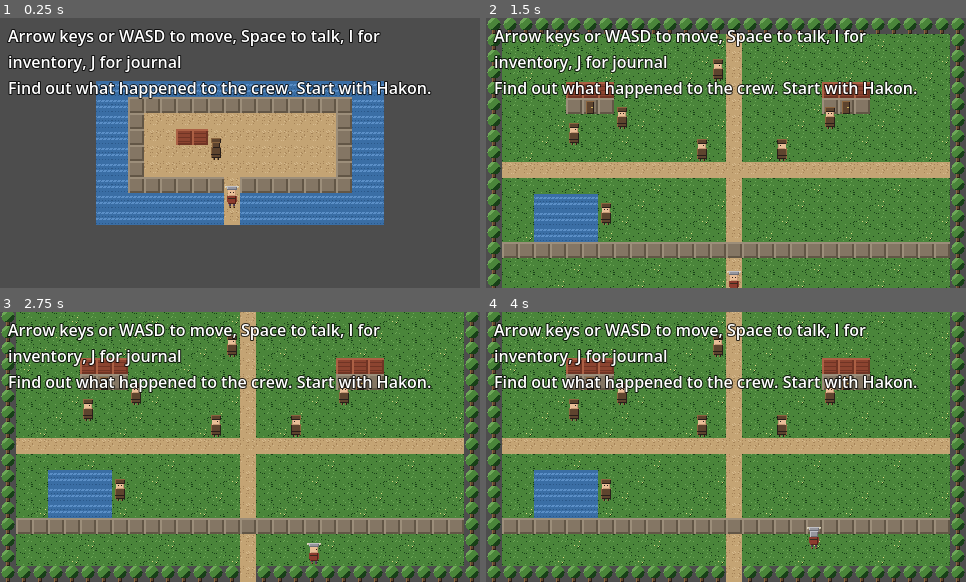
Above: before the commit, frames 1-4 (two rows, left to right).
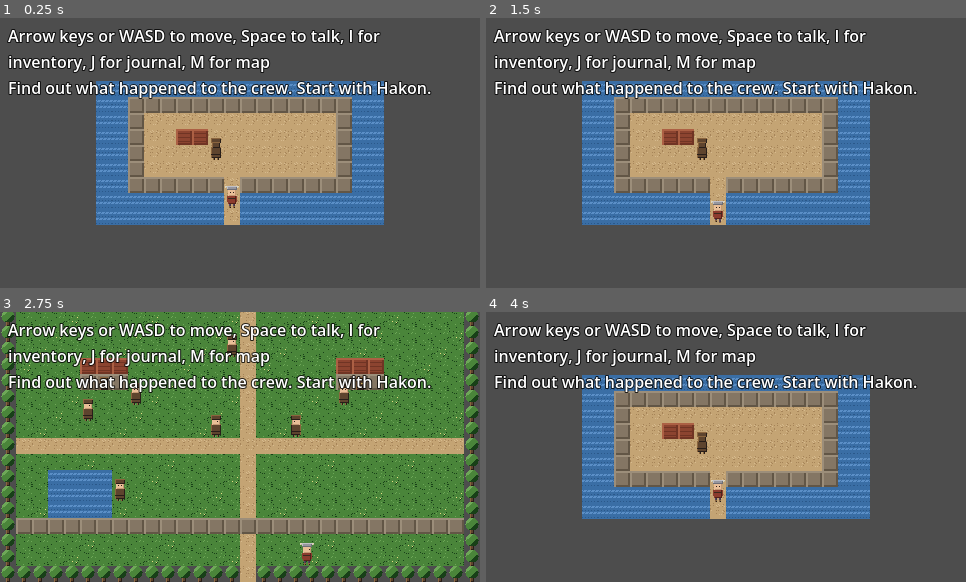
Above: after the commit, the same moments.

Repository: AtlasInMind/viking-game
Game: Godot game, scene res://scenes/ship.tscn
Same seed, same stepped clock (60 frames per second), same inputs: the game is played once before the commit and once after it. This scene is started directly instead of the project's main scene.
Inputs (mouse positions are in pixels of both pictures, inside the frame that each line leads up to):
- Up to frame 1 (0.25 s): no input
- Up to frame 2 (1.5 s): tap Enter at 0.5 s; hold Right 0.53-1.28 s; hold M 0.53-1.28 s; tap Space at 0.77, 1.25 s; hold Down from 1.28 s (still down); tap M at 1.35 s
- Up to frame 3 (2.75 s): tap Space at 1.52 s; release Down at 2.03 s; hold Right from 2.03 s (still down); hold Enter from 2.03 s (still down); tap M at 2.3 s
- Up to frame 4 (4 s): release Right at 2.78 s; release Enter at 2.78 s; hold Up 2.78-3.5 s; tap I at 2.85 s; tap Space at 3.02 s; tap M at 3.05 s; click (726, 406) at 3.5 s, where only the run after the commit has a clickable "Travel to The Ship"

The runs differ from the first frame. In frame 1, 0.5% of the frame differs, in the area x 37-57%, y 13-21%; in frame 2, 86%, in the area x 0-100%, y 0-100%; in frame 3, 0.9%; in frame 4, 86%.

Commit message:
Add a world map and fast-travel system (issue #30)
A data-driven AreaRegistry (village/ship scene+entry-cell table) replaces
the two hardcoded, hand-kept-in-sync entry-cell constants main.gd and
ship.gd each carried. A new WorldMap autoload tracks visited areas
(mirroring Inventory's set-store pattern), and WorldMapUI shows a button
per visited area - the current one disabled as "you are here", others as
fast-travel targets - toggled with M alongside the existing I/J panels.
Verified against the exported web build: walking the full Act 1 path to
the ship, fast-traveling back, and a real browser reload/Continue all
correctly preserve visited-area state with zero console errors.

Co-Authored-By: Claude Sonnet 5 <noreply@anthropic.com>
Claude-Session: https://claude.ai/code/session_014bb7sC4ZkBy3AvuYfS5cDF

Diff:
--- a/game/project.godot
+++ b/game/project.godot
@@ -21,6 +21,7 @@
 WorldState="*res://scripts/world_state.gd"
 ItemDatabase="*res://scripts/item_database.gd"
 Inventory="*res://scripts/inventory.gd"
+WorldMap="*res://scripts/world_map.gd"
 
 [rendering]
 
--- a/game/scenes/main.tscn
+++ b/game/scenes/main.tscn
@@ -7,6 +7,7 @@
 [ext_resource type="AudioStream" path="res://assets/audio/sfx/dialogue_open.wav" id="5_dialogue_open_sfx"]
 [ext_resource type="Script" path="res://scripts/inventory_ui.gd" id="6_inventory"]
 [ext_resource type="Script" path="res://scripts/journal_ui.gd" id="7_journal"]
+[ext_resource type="Script" path="res://scripts/world_map_ui.gd" id="8_world_map"]
 
 [sub_resource type="StyleBoxFlat" id="StyleBoxFlat_dialogue"]
 bg_color = Color(0.078, 0.067, 0.055, 0.94)
@@ -129,3 +130,29 @@
 theme_override_constants/outline_size = 3
 autowrap_mode = 2
 text = ""
+
+[node name="WorldMapUI" type="Panel" parent="UI"]
+anchor_left = 0.5
+anchor_top = 0.5
+anchor_right = 0.5
+anchor_bottom = 0.5
+offset_left = -140.0
+offset_top = -100.0
+offset_right = 140.0
+offset_bottom = 100.0
+theme_override_styles/panel = SubResource("StyleBoxFlat_dialogue")
+script = ExtResource("8_world_map")
+
+[node name="ScrollContainer" type="ScrollContainer" parent="UI/WorldMapUI"]
+anchor_left = 0.0
+anchor_top = 0.0
+anchor_right = 1.0
+anchor_bottom = 1.0
+offset_left = 10.0
+offset_top = 8.0
+offset_right = -10.0
+offset_bottom = -8.0
+horizontal_scroll_mode = 0
+
+[node name="VBoxContainer" type="VBoxContainer" parent="UI/WorldMapUI/ScrollContainer"]
+custom_minimum_size = Vector2(260, 0)
--- a/game/scenes/ship.tscn
+++ b/game/scenes/ship.tscn
@@ -7,6 +7,7 @@
 [ext_resource type="AudioStream" path="res://assets/audio/sfx/dialogue_open.wav" id="5_dialogue_open_sfx"]
 [ext_resource type="PackedScene" path="res://scenes/cairn_encounter.tscn" id="6_memory_encounter"]
 [ext_resource type="Script" path="res://scripts/journal_ui.gd" id="7_journal"]
+[ext_resource type="Script" path="res://scripts/world_map_ui.gd" id="8_world_map"]
 
 [sub_resource type="StyleBoxFlat" id="StyleBoxFlat_inventory"]
 bg_color = Color(0.078, 0.067, 0.055, 0.94)
@@ -129,3 +130,29 @@
 theme_override_constants/outline_size = 3
 autowrap_mode = 2
 text = ""
+
+[node name="WorldMapUI" type="Panel" parent="UI"]
+anchor_left = 0.5
+anchor_top = 0.5
+anchor_right = 0.5
+anchor_bottom = 0.5
+offset_left = -140.0
+offset_top = -100.0
+offset_right = 140.0
+offset_bottom = 100.0
+theme_override_styles/panel = SubResource("StyleBoxFlat_inventory")
+script = ExtResource("8_world_map")
+
+[node name="ScrollContainer" type="ScrollContainer" parent="UI/WorldMapUI"]
+anchor_left = 0.0
+anchor_top = 0.0
+anchor_right = 1.0
+anchor_bottom = 1.0
+offset_left = 10.0
+offset_top = 8.0
+offset_right = -10.0
+offset_bottom = -8.0
+horizontal_scroll_mode = 0
+
+[node name="VBoxContainer" type="VBoxContainer" parent="UI/WorldMapUI/ScrollContainer"]
+custom_minimum_size = Vector2(260, 0)
--- /dev/null
+++ b/game/scripts/area_registry.gd
@@ -0,0 +1,39 @@
+class_name AreaRegistry
+
+## Single source of truth for every explorable area's scene path and arrival
+## point (issue #30) - the "lookup table" docs/DECISIONS.md's issue #19 entry
+## deferred until a third consumer justified it. Until now, main.gd and
+## ship.gd each hardcoded the *other* scene's entry cell locally (SHIP_ENTRY_CELL/
+## VILLAGE_ENTRY_CELL) with a comment noting they had to be kept in sync by
+## hand; the world map/fast-travel system is exactly that third consumer
+## (issue #29's QuestFlags/QuestLog precedent: centralize a name/value the
+## moment a second-or-later consumer needs it, not before), since fast travel
+## has to be able to resolve *any* visited area's arrival point generically,
+## not just "the other one of exactly two scenes."
+##
+## How a future area gets added (M5): build its scene using the existing
+## hand-authored map-building pattern (see docs/DECISIONS.md's map-authoring
+## entry), pick one arrival cell for it, add one entry to AREAS below, and
+## call `WorldMap.mark_visited(<id>)` in that scene's _ready(). No other
+## code needs to change - the world map UI, fast travel, and any new
+## area-to-area walking transition all resolve scene path/entry cell/display
+## name from this same table.
+
+const VILLAGE := "village"
+const SHIP := "ship"
+
+const AREAS := [
+	{"id": VILLAGE, "display_name": "Village", "scene_path": "res://scenes/main.tscn", "entry_cell": Vector2i(15, 16)},
+	{"id": SHIP, "display_name": "The Ship", "scene_path": "res://scenes/ship.tscn", "entry_cell": Vector2i(8, 7)},
+]
+
+
+static func get_area(id: String) -> Dictionary:
+	for area in AREAS:
+		if area["id"] == id:
+			return area
+	return {}
+
+
+static func get_display_name(id: String) -> String:
+	return get_area(id).get("display_name", id)
--- a/game/scripts/main.gd
+++ b/game/scripts/main.gd
@@ -115,14 +115,18 @@
 ## mechanism works end-to-end - not real Act 1 content, see #21.
 const GATE: GateDefinition = preload("res://data/gates/south_gate.tres")
 
+## This scene's own id in AreaRegistry (issue #30) - used to mark itself
+## visited for the world map and to let WorldMapUI show "(you are here)"
+## instead of a travel button for its own entry.
+const AREA_ID := AreaRegistry.VILLAGE
+
 ## Area transition (issue #19): past the gate, the south path opens a gap
 ## in the border treeline (see _tile_for()) leading to the returned
-## longship. SHIP_ENTRY_CELL must match ship.gd's own arrival point - the
-## two scenes don't share a lookup table since only one other area exists
-## yet (see docs/DECISIONS.md if a third area makes that worth building).
-const SHIP_SCENE_PATH := "res://scenes/ship.tscn"
+## longship. The target scene/entry cell now resolve through AreaRegistry
+## (issue #30) instead of a locally-hardcoded SHIP_ENTRY_CELL - see that
+## file for why a third consumer (fast travel) justified centralizing what
+## used to be two hand-kept-in-sync copies.
 const TRANSITION_TO_SHIP_CELL := Vector2i(PATH_X, MAP_SIZE.y - 1)
-const SHIP_ENTRY_CELL := Vector2i(8, 7)
 
 @onready var _ground: TileMapLayer = $Ground
 @onready var _player: Node2D = $Player
@@ -130,6 +134,7 @@
 @onready var _dialogue: DialogueBox = $UI/DialogueBox
 @onready var _inventory_ui: InventoryUI = $UI/InventoryUI
 @onready var _journal_ui: JournalUI = $UI/JournalUI
+@onready var _world_map_ui: WorldMapUI = $UI/WorldMapUI
 @onready var _hint: Label = $UI/Hint
 
 var _occupied_cells: Dictionary = {}
@@ -137,6 +142,7 @@
 var _interact_was_pressed := false
 var _inventory_key_was_pressed := false
 var _journal_key_was_pressed := false
+var _map_key_was_pressed := false
 var _tileset_source_id: int = -1
 
 
@@ -160,6 +166,16 @@
 	_cairn_encounter.initialize(_player, CAIRN_TRIGGER_CELL, CAIRN_PUSH_BACK_CELL, WorldState.get_flag(QuestFlags.CAIRN_LIGHT_PASSED))
 	_cairn_encounter.succeeded.connect(_on_cairn_encounter_succeeded)
 	_cairn_encounter.failed.connect(_on_cairn_encounter_failed)
+	_world_map_ui.travel_requested.connect(_on_travel_requested)
+
+	# Marks itself visited every time this scene loads (idempotent past the
+	# first time - WorldMap.mark_visited() no-ops if already visited), so
+	# the village is always on the map without needing a special "starting
+	# area" case. Saved immediately so a save made before the next flag
+	# change/step still remembers it was visited.
+	if not WorldMap.is_visited(AREA_ID):
+		WorldMap.mark_visited(AREA_ID)
+		_save_state()
 
 	_update_hint()
 
@@ -178,6 +194,8 @@
 		WorldState.from_dict(data["flags"])
 	if data.has("inventory") and data["inventory"] is Dictionary:
 		Inventory.from_dict(data["inventory"])
+	if data.has("world_map") and data["world_map"] is Dictionary:
+		WorldMap.from_dict(data["world_map"])
 	return data
 
 
@@ -201,7 +219,7 @@
 
 func _on_player_moved(grid_pos: Vector2i) -> void:
 	if grid_pos == TRANSITION_TO_SHIP_CELL:
-		_transition_to(SHIP_SCENE_PATH, SHIP_ENTRY_CELL)
+		_transition_to_area(AreaRegistry.SHIP)
 		return
 	_save_state()
 
@@ -223,7 +241,7 @@
 ## replaced by it (docs/DECISIONS.md, 2026-07-26): this stays for
 ## at-a-glance guidance without opening a panel.
 func _update_hint() -> void:
-	_hint.text = "Arrow keys or WASD to move, Space to talk, I for inventory, J for journal\n%s" % QuestLog.get_current_objective()
+	_hint.text = "Arrow keys or WASD to move, Space to talk, I for inventory, J for journal, M for map\n%s" % QuestLog.get_current_objective()
 
 
 ## GATE (issue #18) can be flag-gated as well as item-gated, so both
@@ -263,6 +281,7 @@
 	data["player_y"] = _player.get_grid_pos().y
 	data["flags"] = WorldState.to_dict()
 	data["inventory"] = Inventory.to_dict()
+	data["world_map"] = WorldMap.to_dict()
 	data["current_scene"] = scene_file_path
 	SaveSystem.save_game(data)
 
@@ -281,23 +300,41 @@
 	data["player_y"] = entry_cell.y
 	data["flags"] = WorldState.to_dict()
 	data["inventory"] = Inventory.to_dict()
+	data["world_map"] = WorldMap.to_dict()
 	data["current_scene"] = target_scene
 	SaveSystem.save_game(data)
 	SaveSystem.pending_load = true
 	get_tree().change_scene_to_file(target_scene)
 
 
+## Resolves an AreaRegistry id to its scene/entry cell and hands off to
+## _transition_to() - the one thing both the existing walk-into-a-transition-
+## cell path (_on_player_moved()) and fast travel (_on_travel_requested())
+## have in common, now that both resolve through the same registry.
+func _transition_to_area(area_id: String) -> void:
+	var area := AreaRegistry.get_area(area_id)
+	_transition_to(area["scene_path"], area["entry_cell"])
+
+
+## WorldMapUI already closed itself before emitting this (see its
+## _on_travel_pressed()), so no player-input/UI-state cleanup is needed here
+## beyond the transition itself.
+func _on_travel_requested(area_id: String) -> void:
+	_transition_to_area(area_id)
+
+
 func _process(_delta: float) -> void:
 	_process_interact()
 	_process_inventory_toggle()
 	_process_journal_toggle()
+	_process_map_toggle()
 
 
 func _process_interact() -> void:
 	var interact_pressed := Input.is_key_pressed(KEY_SPACE) or Input.is_key_pressed(KEY_ENTER)
 	var just_pressed := interact_pressed and not _interact_was_pressed
 	_interact_was_pressed = interact_pressed
-	if not just_pressed or _inventory_ui.is_open() or _journal_ui.is_open():
+	if not just_pressed or _inventory_ui.is_open() or _journal_ui.is_open() or _world_map_ui.is_open():
 		return
 
 	if _dialogue.is_open():
@@ -359,7 +396,7 @@
 	var inventory_key_pressed := Input.is_key_pressed(KEY_I)
 	var just_pressed := inventory_key_pressed and not _inventory_key_was_pressed
 	_inventory_key_was_pressed = inventory_key_pressed
-	if not just_pressed or _dialogue.is_open() or _journal_ui.is_open():
+	if not just_pressed or _dialogue.is_open() or _journal_ui.is_open() or _world_map_ui.is_open():
 		return
 
 	if _inventory_ui.is_open():
@@ -380,7 +417,7 @@
 	var journal_key_pressed := Input.is_key_pressed(KEY_J)
 	var just_pressed := journal_key_pressed and not _journal_key_was_pressed
 	_journal_key_was_pressed = journal_key_pressed
-	if not just_pressed or _dialogue.is_open() or _inventory_ui.is_open():
+	if not just_pressed or _dialogue.is_open() or _inventory_ui.is_open() or _world_map_ui.is_open():
 		return
 
 	if _journal_ui.is_open():
@@ -392,6 +429,29 @@
 		return
 
 	_journal_ui.open()
+	_player.set_input_enabled(false)
+
+
+## Mirrors _process_inventory_toggle()/_process_journal_toggle() (issue #30)
+## - mutually exclusive with dialogue and the other two panels the same way.
+## Unlike those two, open() takes this scene's own AREA_ID so the panel can
+## mark it "(you are here)" rather than offering a travel button to it.
+func _process_map_toggle() -> void:
+	var map_key_pressed := Input.is_key_pressed(KEY_M)
+	var just_pressed := map_key_pressed and not _map_key_was_pressed
+	_map_key_was_pressed = map_key_pressed
+	if not just_pressed or _dialogue.is_open() or _inventory_ui.is_open() or _journal_ui.is_open():
+		return
+
+	if _world_map_ui.is_open():
+		_world_map_ui.close()
+		_player.set_input_enabled(true)
+		return
+
+	if _player.is_moving():
+		return
+
+	_world_map_ui.open(AREA_ID)
 	_player.set_input_enabled(false)
 
 
--- a/game/scripts/ship.gd
+++ b/game/scripts/ship.gd
@@ -31,22 +31,26 @@
 ## empty box.
 const SHELTER := Rect2i(5, 3, 2, 1)
 
+## This scene's own id in AreaRegistry (issue #30) - see main.gd's AREA_ID
+## for the full reasoning.
+const AREA_ID := AreaRegistry.SHIP
+
 ## The one way on/off the ship: a gap in the hull's south wall (row 6)
 ## continuing south as a gangplank across open water down to the return
-## trigger. VILLAGE_ENTRY_CELL must match main.gd's TRANSITION_TO_SHIP_CELL
-## neighbor - see the matching note in main.gd's SHIP_ENTRY_CELL.
+## trigger. The village's scene/entry cell now resolve through AreaRegistry
+## (issue #30) instead of a locally-hardcoded VILLAGE_ENTRY_CELL - see that
+## file for why.
 const GANGPLANK_X := 8
 const GANGPLANK_START_Y := 6
 const RETURN_TO_VILLAGE_CELL := Vector2i(GANGPLANK_X, SHIP_SIZE.y - 1)
-const VILLAGE_SCENE_PATH := "res://scenes/main.tscn"
-const VILLAGE_ENTRY_CELL := Vector2i(15, 16)
-
-## Must match main.gd's SHIP_ENTRY_CELL - this is where the player lands
-## when arriving from the village. It's also this scene's own fallback
-## for missing/invalid save data (see _resolve_start_position()): unlike
-## VILLAGE_ENTRY_CELL (a village-space coordinate, only ever valid as an
-## argument to main.gd's own _transition_to()), this one is in this
-## scene's own coordinate space, so a fallback can safely use it.
+
+## Must match AreaRegistry.SHIP's entry_cell - this is where the player
+## lands when arriving from the village. It's also this scene's own
+## fallback for missing/invalid save data (see _resolve_start_position()):
+## unlike AreaRegistry.VILLAGE's entry_cell (a village-space coordinate,
+## only ever valid as an argument to main.gd's own _transition_to()), this
+## one is in this scene's own coordinate space, so a fallback can safely
+## use it.
 const DEFAULT_ENTRY_CELL := Vector2i(GANGPLANK_X, GANGPLANK_START_Y + 1)
 
 const NPC_SCENE := preload("res://scenes/npc.tscn")
@@ -80,6 +84,7 @@
 @onready var _dialogue: DialogueBox = $UI/DialogueBox
 @onready var _inventory_ui: InventoryUI = $UI/InventoryUI
 @onready var _journal_ui: JournalUI = $UI/JournalUI
+@onready var _world_map_ui: WorldMapUI = $UI/WorldMapUI
 @onready var _memory_encounter: Node2D = $MemoryEncounter
 @onready var _hint: Label = $UI/Hint
 
@@ -88,6 +93,7 @@
 var _interact_was_pressed := false
 var _inventory_key_was_pressed := false
 var _journal_key_was_pressed := false
+var _map_key_was_pressed := false
 var _tileset_source_id: int = -1
 
 
@@ -105,6 +111,8 @@
 			WorldState.from_dict(loaded["flags"])
 		if loaded.has("inventory") and loaded["inventory"] is Dictionary:
 			Inventory.from_dict(loaded["inventory"])
+		if loaded.has("world_map") and loaded["world_map"] is Dictionary:
+			WorldMap.from_dict(loaded["world_map"])
 
 	_tileset_source_id = _build_tileset()
 	_build_map(_tileset_source_id)
@@ -114,6 +122,13 @@
 	_player.initialize(_ground, start, TILE_SIZE, SHIP_SIZE, _occupied_cells)
 	_player.moved.connect(_on_player_moved)
 	WorldState.flag_changed.connect(_on_flag_changed)
+	_world_map_ui.travel_requested.connect(_on_travel_requested)
+
+	# See main.gd's identical block for why this is idempotent-safe and
+	# saved immediately.
+	if not WorldMap.is_visited(AREA_ID):
+		WorldMap.mark_visited(AREA_ID)
+		_save_state()
 
 	_memory_encounter.initialize(_player, MEMORY_TRIGGER_CELL, MEMORY_PUSH_BACK_CELL, WorldState.get_flag(QuestFlags.MEMORY_SURFACED))
 	_memory_encounter.succeeded.connect(_on_memory_encounter_succeeded)
@@ -155,7 +170,7 @@
 
 func _on_player_moved(grid_pos: Vector2i) -> void:
 	if grid_pos == RETURN_TO_VILLAGE_CELL:
-		_transition_to(VILLAGE_SCENE_PATH, VILLAGE_ENTRY_CELL)
+		_transition_to_area(AreaRegistry.VILLAGE)
 		return
 	_save_state()
 
@@ -172,7 +187,7 @@
 ## exact same QuestLog.get_current_objective(), so there's no divergent
 ## logic left to keep in sync by hand.
 func _update_hint() -> void:
-	_hint.text = "Arrow keys or WASD to move, Space to talk, I for inventory, J for journal\n%s" % QuestLog.get_current_objective()
+	_hint.text = "Arrow keys or WASD to move, Space to talk, I for inventory, J for journal, M for map\n%s" % QuestLog.get_current_objective()
 
 
 func _on_memory_encounter_succeeded() -> void:
@@ -192,6 +207,7 @@
 	data["player_y"] = _player.get_grid_pos().y
 	data["flags"] = WorldState.to_dict()
 	data["inventory"] = Inventory.to_dict()
+	data["world_map"] = WorldMap.to_dict()
 	data["current_scene"] = scene_file_path
 	SaveSystem.save_game(data)
 
@@ -204,16 +220,29 @@
 	data["player_y"] = entry_cell.y
 	data["flags"] = WorldState.to_dict()
 	data["inventory"] = Inventory.to_dict()
+	data["world_map"] = WorldMap.to_dict()
 	data["current_scene"] = target_scene
 	SaveSystem.save_game(data)
 	SaveSystem.pending_load = true
 	get_tree().change_scene_to_file(target_scene)
 
 
+## See main.gd's _transition_to_area() for the full reasoning - identical
+## pattern, mirrored here rather than shared, same as _transition_to() above.
+func _transition_to_area(area_id: String) -> void:
+	var area := AreaRegistry.get_area(area_id)
+	_transition_to(area["scene_path"], area["entry_cell"])
+
+
+func _on_travel_requested(area_id: String) -> void:
+	_transition_to_area(area_id)
+
+
 func _process(_delta: float) -> void:
 	_process_interact()
 	_process_inventory_toggle()
 	_process_journal_toggle()
+	_process_map_toggle()
 
 
 ## Mirrors main.gd's _process_interact(), trimmed - no items/gates/quest
@@ -222,7 +251,7 @@
 	var interact_pressed := Input.is_key_pressed(KEY_SPACE) or Input.is_key_pressed(KEY_ENTER)
 	var just_pressed := interact_pressed and not _interact_was_pressed
 	_interact_was_pressed = interact_pressed
-	if not just_pressed or _inventory_ui.is_open() or _journal_ui.is_open():
+	if not just_pressed or _inventory_ui.is_open() or _journal_ui.is_open() or _world_map_ui.is_open():
 		return
 
 	if _dialogue.is_open():
@@ -246,7 +275,7 @@
 	var inventory_key_pressed := Input.is_key_pressed(KEY_I)
 	var just_pressed := inventory_key_pressed and not _inventory_key_was_pressed
 	_inventory_key_was_pressed = inventory_key_pressed
-	if not just_pressed or _dialogue.is_open() or _journal_ui.is_open():
+	if not just_pressed or _dialogue.is_open() or _journal_ui.is_open() or _world_map_ui.is_open():
 		return
 
 	if _inventory_ui.is_open():
@@ -266,7 +295,7 @@
 	var journal_key_pressed := Input.is_key_pressed(KEY_J)
 	var just_pressed := journal_key_pressed and not _journal_key_was_pressed
 	_journal_key_was_pressed = journal_key_pressed
-	if not just_pressed or _dialogue.is_open() or _inventory_ui.is_open():
+	if not just_pressed or _dialogue.is_open() or _inventory_ui.is_open() or _world_map_ui.is_open():
 		return
 
 	if _journal_ui.is_open():
@@ -278,6 +307,26 @@
 		return
 
 	_journal_ui.open()
+	_player.set_input_enabled(false)
+
+
+## Mirrors _process_inventory_toggle()/_process_journal_toggle() (issue #30).
+func _process_map_toggle() -> void:
+	var map_key_pressed := Input.is_key_pressed(KEY_M)
+	var just_pressed := map_key_pressed and not _map_key_was_pressed
+	_map_key_was_pressed = map_key_pressed
+	if not just_pressed or _dialogue.is_open() or _inventory_ui.is_open() or _journal_ui.is_open():
+		return
+
+	if _world_map_ui.is_open():
+		_world_map_ui.close()
+		_player.set_input_enabled(true)
+		return
+
+	if _player.is_moving():
+		return
+
+	_world_map_ui.open(AREA_ID)
 	_player.set_input_enabled(false)
 
 
--- a/game/scripts/title_screen.gd
+++ b/game/scripts/title_screen.gd
@@ -15,6 +15,7 @@
 	SaveSystem.pending_load = false
 	WorldState.clear()
 	Inventory.clear()
+	WorldMap.clear()
 	get_tree().change_scene_to_file("res://scenes/main.tscn")
 
 
--- /dev/null
+++ b/game/scripts/world_map.gd
@@ -0,0 +1,47 @@
+extends Node
+
+## Global visited-areas store (see [autoload] in project.godot), mirroring
+## Inventory's held-items-set pattern (game/scripts/inventory.gd) for a set
+## of visited AreaRegistry ids instead of held item ids - same reasoning:
+## membership only, no per-area counts/metadata needed. This is the mutable
+## half of the world map/fast-travel system (issue #30); AreaRegistry holds
+## the static per-area data (scene path, entry cell, display name).
+
+signal area_visited(id: String)
+
+var _visited_area_ids: Array[String] = []
+
+
+func mark_visited(id: String) -> void:
+	if _visited_area_ids.has(id):
+		return
+	_visited_area_ids.append(id)
+	area_visited.emit(id)
+
+
+func is_visited(id: String) -> bool:
+	return _visited_area_ids.has(id)
+
+
+func get_visited_area_ids() -> Array[String]:
+	return _visited_area_ids.duplicate()
+
+
+func clear() -> void:
+	_visited_area_ids = []
+
+
+## Mirrors WorldState.from_dict()/Inventory.from_dict()'s bulk-restore-
+## without-signals approach - used when restoring from a save, before
+## anything that reacts to area_visited has finished setting itself up.
+func from_dict(data: Dictionary) -> void:
+	var ids: Array[String] = []
+	if data.has("visited_area_ids") and data["visited_area_ids"] is Array:
+		for id in data["visited_area_ids"]:
+			if id is String:
+				ids.append(id)
+	_visited_area_ids = ids
+
+
+func to_dict() -> Dictionary:
+	return {"visited_area_ids": _visited_area_ids.duplicate()}
--- /dev/null
+++ b/game/scripts/world_map_ui.gd
@@ -0,0 +1,60 @@
+class_name WorldMapUI
+extends Panel
+
+## World map/fast-travel panel (issue #30) - mirrors inventory_ui.gd/
+## journal_ui.gd's open/close/refresh pattern. Unlike those two (plain text
+## views), this panel needs an actual action per row (travel there), not
+## just information, so it builds one Button per visited AreaRegistry entry
+## instead of a single Label - the current area's button is shown disabled
+## rather than omitted, so the panel always shows "where you are" alongside
+## "where you can go." Areas never visited are omitted entirely (not shown
+## greyed-out/locked) - the acceptance criteria are explicit that the map
+## should only ever show areas the player has actually been to.
+
+signal travel_requested(area_id: String)
+
+@onready var _list: VBoxContainer = $ScrollContainer/VBoxContainer
+
+var _is_open := false
+
+
+func _ready() -> void:
+	visible = false
+
+
+func open(current_area_id: String) -> void:
+	refresh(current_area_id)
+	visible = true
+	_is_open = true
+
+
+func close() -> void:
+	visible = false
+	_is_open = false
+
+
+func is_open() -> bool:
+	return _is_open
+
+
+func refresh(current_area_id: String) -> void:
+	for child in _list.get_children():
+		child.queue_free()
+
+	for area in AreaRegistry.AREAS:
+		var id: String = area["id"]
+		if not WorldMap.is_visited(id):
+			continue
+		var button := Button.new()
+		if id == current_area_id:
+			button.text = "%s (you are here)" % area["display_name"]
+			button.disabled = true
+		else:
+			button.text = "Travel to %s" % area["display_name"]
+			button.pressed.connect(_on_travel_pressed.bind(id))
+		_list.add_child(button)
+
+
+func _on_travel_pressed(id: String) -> void:
+	close()
+	travel_requested.emit(id)
Not shown: 1 places in game/scenes/main.tscn that only renumber resources
Not shown: 1 places in game/scenes/ship.tscn that only renumber resources
Not shown, added: game/scripts/area_registry.gd.uid
Not shown, added: game/scripts/world_map.gd.uid
Not shown, added: game/scripts/world_map_ui.gd.uid
Not shown, changed: docs/DECISIONS.md
